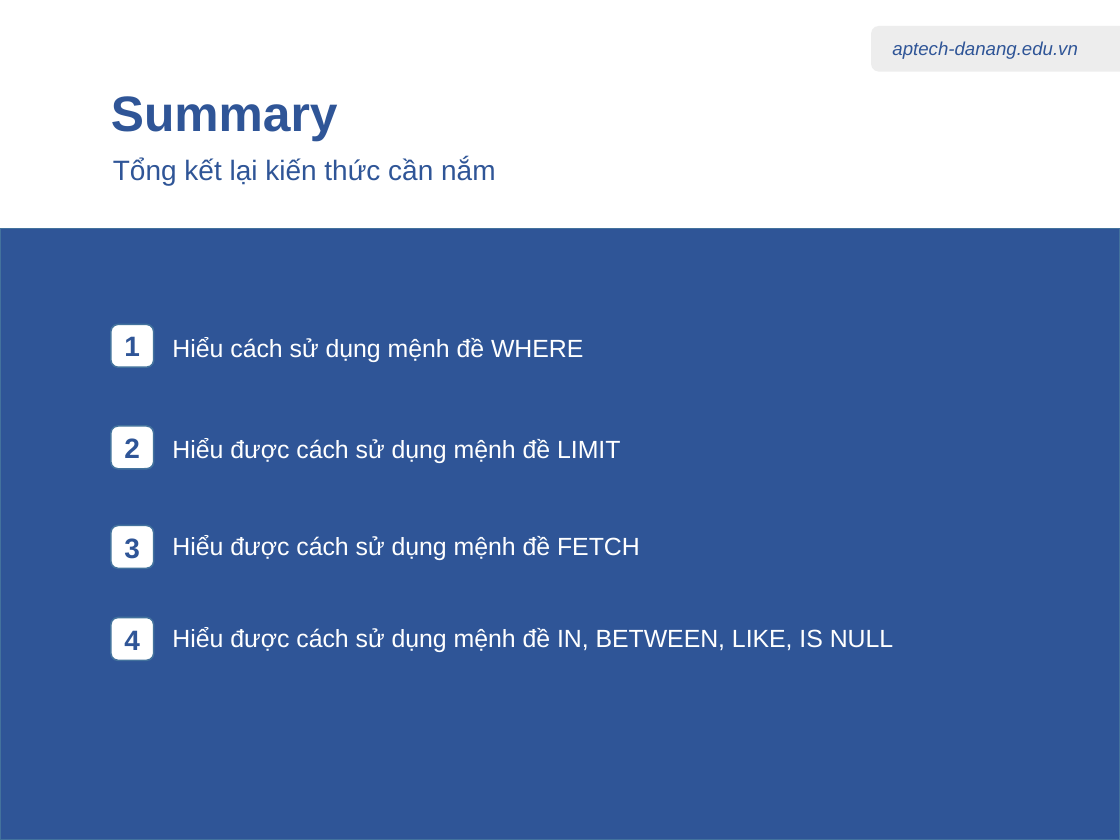
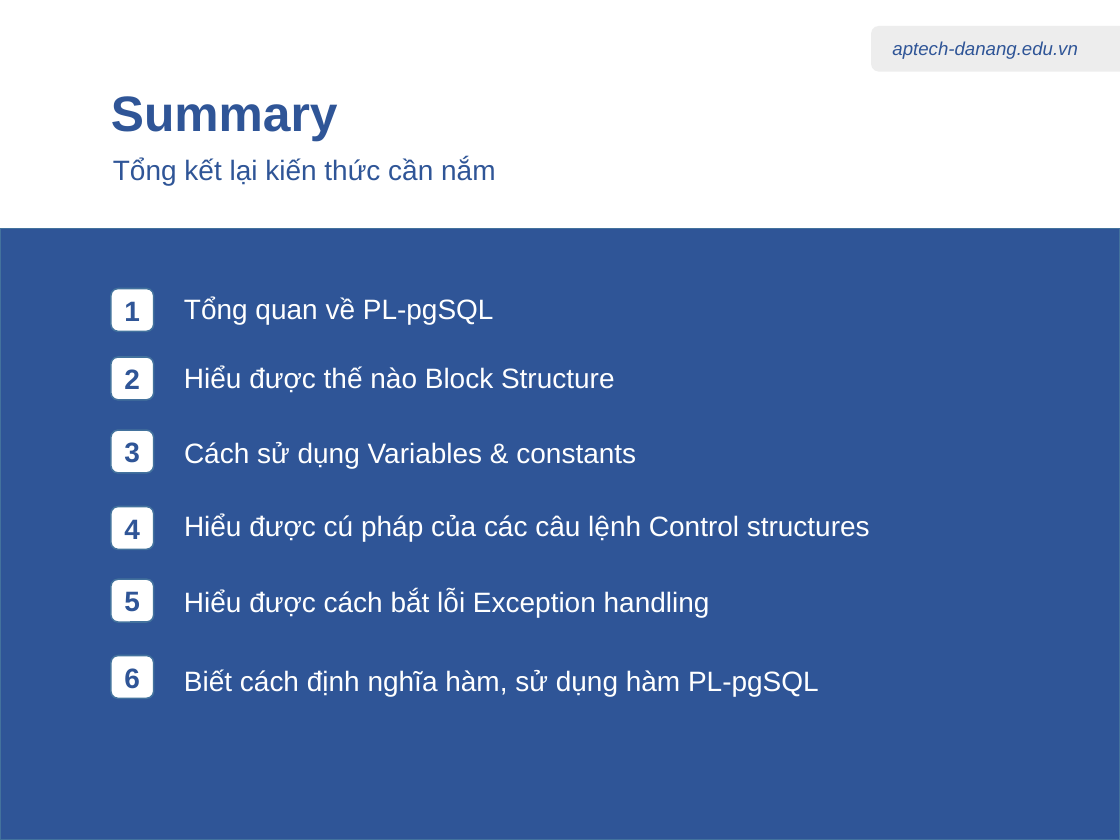
Before and after one commit to nhannn87dn/Learn-PostgreSQL, a slide deck: slide 36 of 01.Lessions/08-PostgreSQL-PL-pgSQL/08-PostgreSQL-PL-pgSQL.pptx (slide 6 before the commit). Drawn at 1120x840 pixels with LibreOffice and Linux fonts; fonts in the diff are those of the drawing. Boxes give left, top, right and bottom in pixels: in the first picture for what was removed or moved away, otherwise in the second. Text is boxed around its words. In the diff, an @@ line names an element or a change of style, - is before the commit and + after.

```diff
--- a/01.Lessions/08-PostgreSQL-PL-pgSQL/08-PostgreSQL-PL-pgSQL.pptx
+++ b/01.Lessions/08-PostgreSQL-PL-pgSQL/08-PostgreSQL-PL-pgSQL.pptx
@@ rounded rectangle "1": place and size @@
-rounded rectangle "1" at bbox=[111, 325, 153, 367]
+rounded rectangle "1" at bbox=[111, 289, 153, 332]
@@ text added at bbox=[184, 297, 494, 324], 18 pt, text #FFFFFF @@
+Tổng quan về PL-pgSQL
@@ rounded rectangle "2": place and size @@
-rounded rectangle "2" at bbox=[111, 426, 153, 468]
+rounded rectangle "2" at bbox=[111, 357, 153, 400]
@@ text removed at bbox=[172, 337, 583, 362] @@
-Hiểu cách sử dụng mệnh đề WHERE
@@ text added at bbox=[184, 366, 615, 393], 18 pt, text #FFFFFF @@
+Hiểu được thế nào Block Structure
@@ rounded rectangle "3": place and size @@
-rounded rectangle "3" at bbox=[111, 525, 153, 568]
+rounded rectangle "3" at bbox=[111, 430, 153, 473]
@@ text at bbox=[184, 442, 636, 468]: text changed; size 16 to 18 pt @@
-Hiểu được cách sử dụng mệnh đề LIMIT
+Cách sử dụng Variables & constants
@@ rounded rectangle "4": place and size @@
-rounded rectangle "4" at bbox=[111, 617, 153, 660]
+rounded rectangle "4" at bbox=[111, 506, 153, 549]
@@ text removed at bbox=[172, 535, 640, 560] @@
-Hiểu được cách sử dụng mệnh đề FETCH
@@ text added at bbox=[184, 514, 870, 541], 18 pt, text #FFFFFF @@
+Hiểu được cú pháp của các câu lệnh Control structures
@@ rounded rectangle added at bbox=[111, 579, 153, 622], fill #FFFFFF, outline #43739E 1 pt, 18 pt, text #2F5597, bold @@
+5
@@ text added at bbox=[184, 590, 710, 617], 18 pt, text #FFFFFF @@
+Hiểu được cách bắt lỗi Exception handling
@@ text removed at bbox=[172, 627, 893, 652] @@
-Hiểu được cách sử dụng mệnh đề IN, BETWEEN, LIKE, IS NULL
@@ rounded rectangle added at bbox=[111, 655, 153, 698], fill #FFFFFF, outline #43739E 1 pt, 18 pt, text #2F5597, bold @@
+6
@@ text added at bbox=[184, 669, 819, 696], 18 pt, text #FFFFFF @@
+Biết cách định nghĩa hàm, sử dụng hàm PL-pgSQL
```
Also in this commit, not shown: 35 slides added, 5 slides removed, 26 other files.
